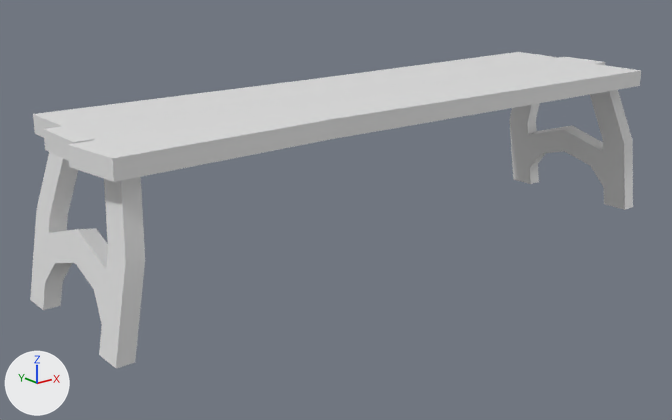
The FBX model Assets/Models/LivingRoom/LivingRoom_ModelFBX_Bench_1.fbx as it was, and as the next commit left it.
Both versions are drawn from a camera (50 mm lens) standing at (-1.94, -2.22, 1.05) and looking at (-0.12, 0.05, 0.14). The axes (+X, +Y, +Z) are drawn at lower left. The lights are the same throughout. The picture after the commit comes second. Where no turn or scale is listed for an object, it has been applied to the vertices.

Names of what the first picture shows: 'Bench'.
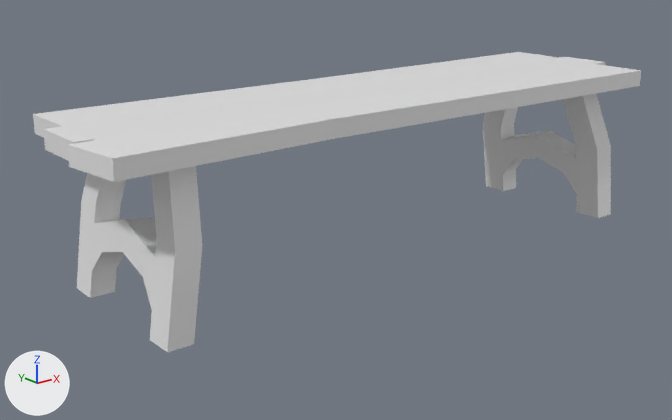
Changed parts and their boxes [x1, y1, x2, y2] in the pictures (672 x 420 px; the box of a moved part takes in the faces that stretch with it):
'Bench', reshaped
    before: [30, 52, 641, 368]
    after: [33, 52, 641, 353]
part 1 of me_plane_007, moved or reshaped
    before: [30, 152, 145, 368]
    after: [77, 166, 202, 353]
part 2 of me_plane_007, moved or reshaped
    before: [510, 90, 633, 210]
    after: [483, 94, 611, 218]

What changed in the scene script:
```text
Change me_plane_007:
    where me_plane_007.from_pydata(...)  # 140 vertices, 134 faces; spans x -1.08..1.07, y -0.3..0.3, z 0.0..0.53
    used by ob_bench; location = (0.0, 0.0, 0.0)
    me_plane_007 part 1: the loose piece of 44 vertices spanning x -1.07..-0.93, y -0.28..0.28, z 0.0..0.5 is multiplied about its middle by the matrix ((1.49, 0.0, -0.112), (0.0, 1.0, 0.0), (0.0, 0.0, 1.0)), then moved by (0.15, 0.0, 0.0)
    me_plane_007 part 2: the loose piece of 44 vertices spanning x 0.93..1.07, y -0.28..0.28, z 0.0..0.5 is multiplied about its middle by the matrix ((1.49, 0.0, 0.112), (0.0, 1.0, 0.0), (0.0, 0.0, 1.0)), then moved by (-0.15, 0.0, 0.0)
```
